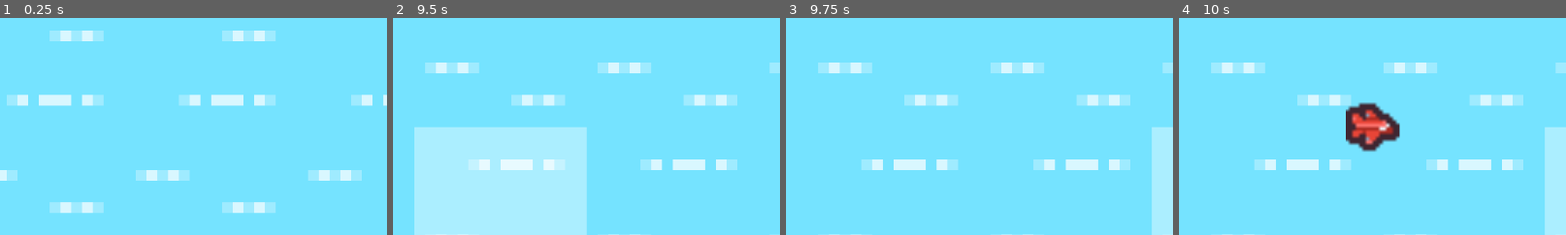
Above: before the commit, frames 1-4 (left to right).
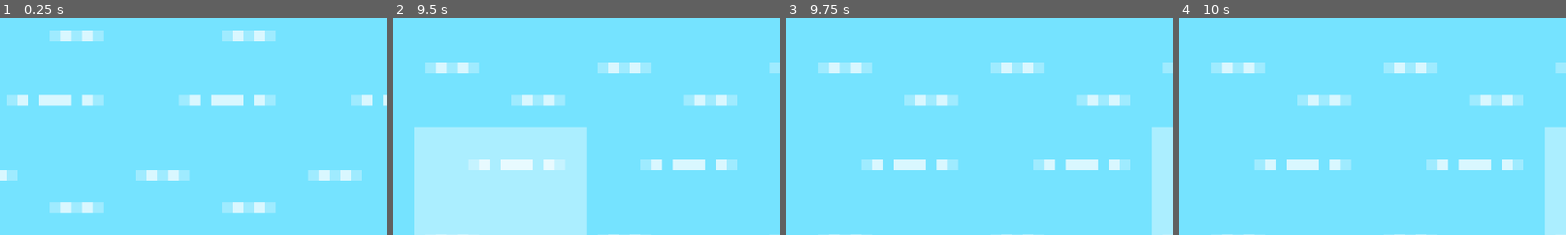
Above: after the commit, the same moments.

Repository: koljapluemer/vocab-city
Game: Godot game, scene res://scenes/Game.tscn
Two runs of this game, one before a commit and one after it. Both use one fixed random seed, a clock stepped at 60 frames per second and the inputs below.
Inputs (mouse positions are % of the whole screen's width and height, from its top left):
- Up to frame 1 (0.25 s): no input
- Up to frame 2 (9.5 s): click "Practice" at 0.5 s; click "Answer A" at 1.25 s; click "Answer B" at 2 s; click "Practice" at 2.75 s; click "Practice" at 3.5 s; click "Answer A" at 4.25 s; click "Answer B" at 5 s; click "Answer A" at 5.75 s; click "Answer B" at 6.5 s; click "x" at 7.25 s; tap Enter at 8 s; move the mouse to (72, 45) at 8.02 s; click (72, 45) at 8.1 s; tap Space at 8.75 s; drag from (30, 55) to (17, 30) at 8.77 s
- Up to frame 3 (9.75 s): tap Enter at 9.5 s; move the mouse to (60, 28) at 9.52 s; click (60, 28) at 9.6 s
- Up to frame 4 (10 s): no input
The pictures show only the part of the screen within x 12-62%, y 0-50%; the shares and areas given below are measured in that part.

Frames 1-3 are identical in both runs. In frame 4, 2.4% of the frame differs, in the area x 43-58%, y 38-62%.
Error in both runs: Modulo by zero error in operator '%'. (res://scripts/PracticeInterface.gd:43)

Commit message:
make connection animation work

Diff:
--- a/scripts/Grid.gd
+++ b/scripts/Grid.gd
@@ -37,19 +37,22 @@
 
 func _process(delta):
 	timer += delta
-	if timer > 10:
+	if timer > 3:
 		timer = 0
 		print("10 seconds have passed")
-		var plane = planePrefab.instantiate()
-		add_child(plane)
 		# pick a random connection
-		if connections.size() > 0:
+		if len(connections) > 0:
+			var plane = planePrefab.instantiate()
+			add_child(plane)
 			var connection = connections[randi() % connections.size()]
-			var _cell = grid[connection[0]]
 			# fly to the other cell
-			var home_pos = Vector2(0,0)
-			var target_pos =  _cell.node.to_local(grid[connection[1]].node.position)
-			plane.flyTo(home_pos, target_pos)
+			var home_pos = grid[connection[0]].node.position
+			var target_pos = grid[connection[1]].node.position
+			# randomly vary which is target and which is home (larger than .5)
+			if randf() > .5:
+				plane.flyTo(home_pos, target_pos)
+			else:
+				plane.flyTo(target_pos, home_pos)
 
 
 # Grid Helper Functions
--- a/scripts/Plane.gd
+++ b/scripts/Plane.gd
@@ -3,6 +3,7 @@
 var currentDestination
 var homePosition
 var targetPosition
+var startedFlying = false
 var t = 0.0
 
 
@@ -13,12 +14,13 @@
 
 # Called every frame. 'delta' is the elapsed time since the previous frame.
 func _process(delta):
-	t += delta * 0.01
-	# gradually move to destination
-	position = position.lerp(currentDestination, t)
-	# if basically at destination
-	if position.distance_to(currentDestination) < 1.0:
-		queue_free()
+	if startedFlying:
+		t += delta * 0.01
+		# gradually move to destination
+		position = position.lerp(currentDestination, t)
+		# if basically at destination
+		if position.distance_to(currentDestination) < 4.0:
+			queue_free()
 
 func flyTo(start, destination):
 	position = start
@@ -27,3 +29,4 @@
 	targetPosition = destination
 	homePosition = start
 	rotation = (destination - start).angle()
+	startedFlying = true
